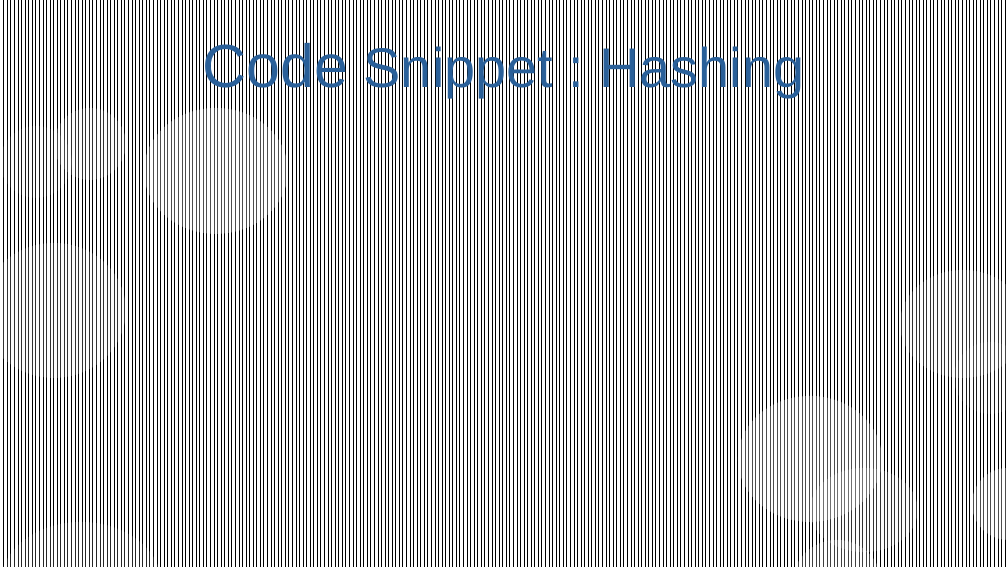
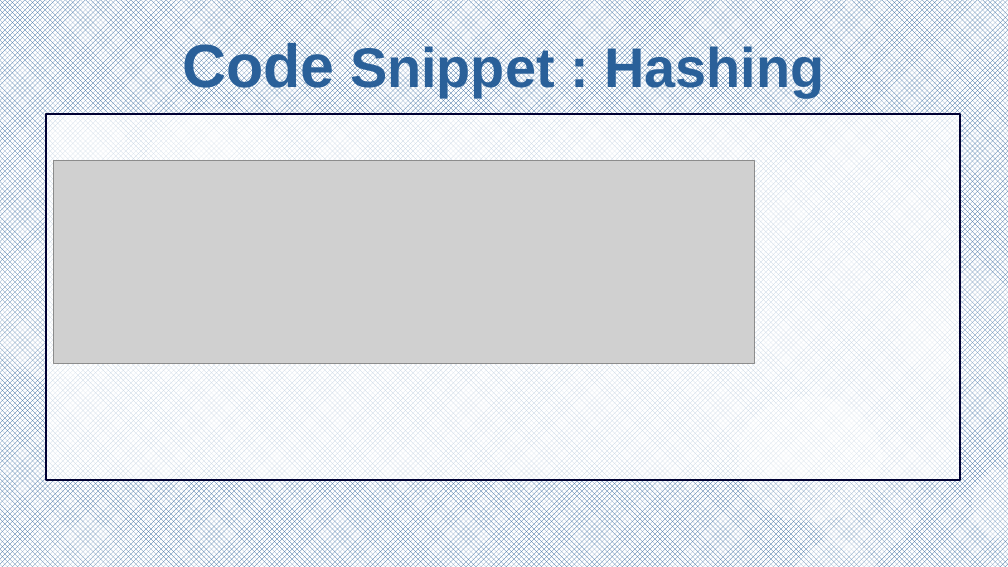
Before and after one commit to CodecoolGlobal/freestyle-mern-project-react-lillitaz, a slide deck: slide 6 of präsentation/CrudeMovieDb-PP.odp (slide 5 before the commit). Drawn at 1008x567 pixels with LibreOffice and Linux fonts; fonts in the diff are those of the drawing; grey boxes stand for pictures. Boxes give left, top, right and bottom in pixels: in the first picture for what was removed or moved away, otherwise in the second. Text is boxed around its words. In the diff, an @@ line names an element or a change of style, - is before the commit and + after.

```diff
--- a/präsentation/CrudeMovieDb-PP.odp
+++ b/präsentation/CrudeMovieDb-PP.odp
@@ rectangle at [0,0,1008,567]: fill pattern #000000 on #FFFFFF to pattern #2A6099 on #FFFFFF @@
@@ title "Code Snippet : Hashing" at [182,39,824,99]: bold on @@
@@ rectangle added at [46,114,960,480], fill #FFFFFF at 70% opacity, outline #000032 1.42 pt @@
@@ picture added at [54,160,755,364] @@
```
Also in this commit, not shown: 5 other slides changed, 2 slides added, 1 slide removed, 2 other files.
